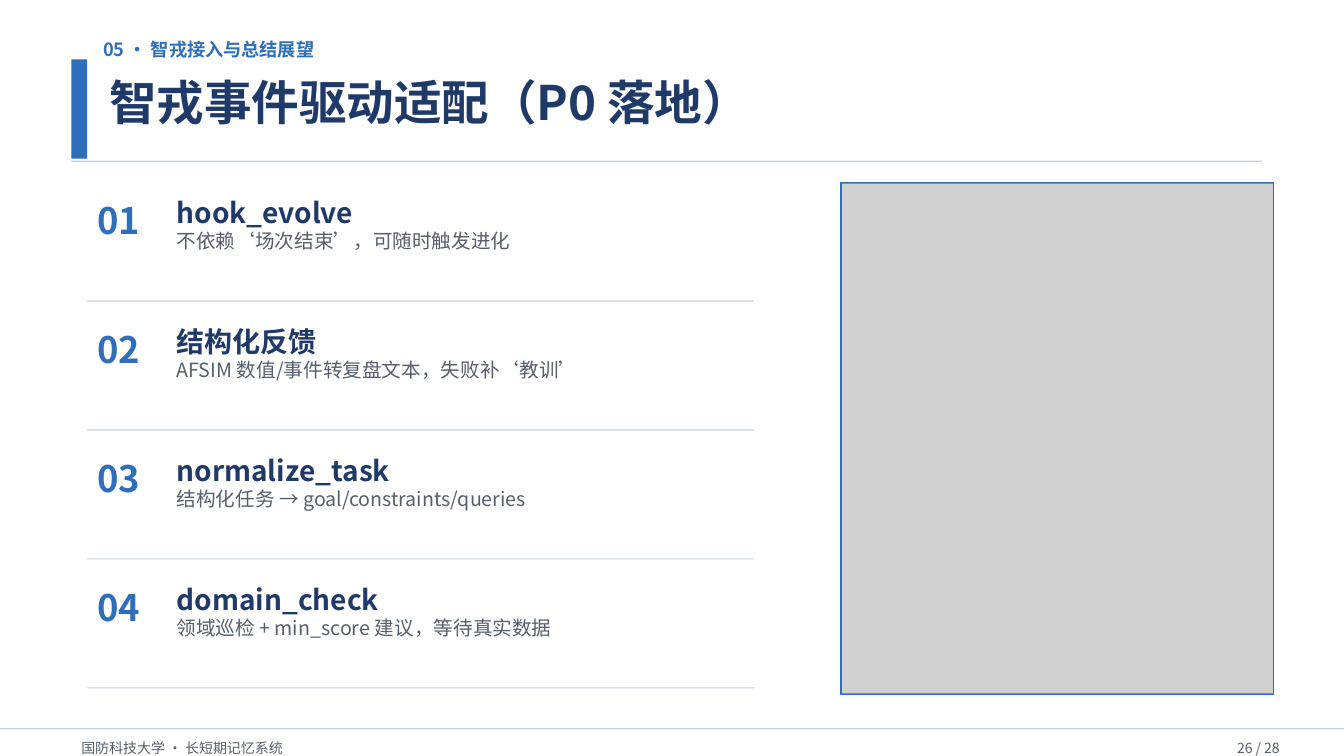
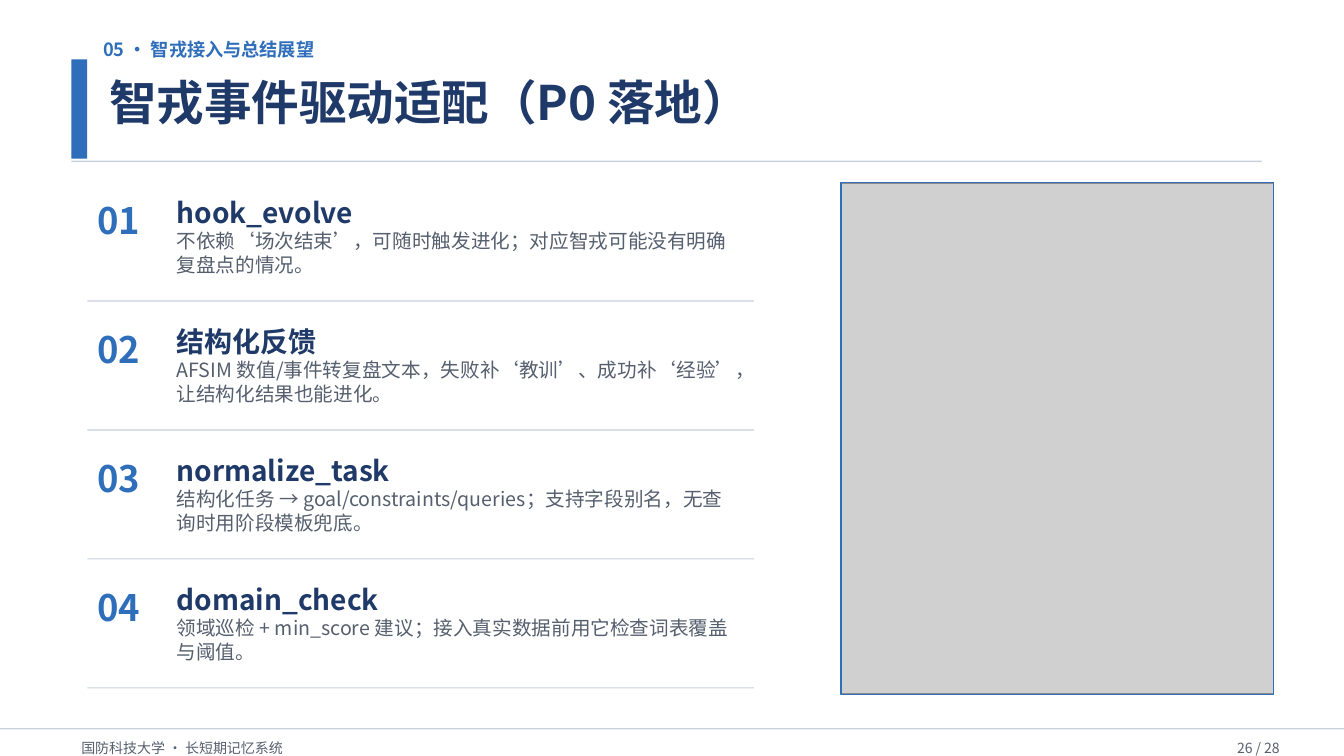
Before and after one commit to Outer-nebula-observer/yz-03, a slide deck: slide 26 of 汇报PPT/最终汇报成果.pptx. Drawn at 1344x756 pixels with LibreOffice and Linux fonts; fonts in the diff are those of the drawing; grey boxes stand for pictures. Boxes give left, top, right and bottom in pixels: in the first picture for what was removed or moved away, otherwise in the second. Text is boxed around its words. In the diff, an @@ line names an element or a change of style, - is before the commit and + after.

```diff
--- a/汇报PPT/最终汇报成果.pptx
+++ b/汇报PPT/最终汇报成果.pptx
@@ text at bbox=[177, 231, 727, 274]: text changed @@
-不依赖‘场次结束’，可随时触发进化
+不依赖‘场次结束’，可随时触发进化；对应智戎可能没有明确复盘点的情况。
@@ text at bbox=[177, 360, 755, 403]: text changed @@
-AFSIM 数值/事件转复盘文本，失败补‘教训’
+AFSIM 数值/事件转复盘文本，失败补‘教训’、成功补‘经验’，让结构化结果也能进化。
@@ text at bbox=[177, 489, 722, 532]: text changed @@
-结构化任务 → goal/constraints/queries
+结构化任务 → goal/constraints/queries；支持字段别名，无查询时用阶段模板兜底。
@@ text at bbox=[177, 618, 728, 661]: text changed @@
-领域巡检 + min_score 建议，等待真实数据
+领域巡检 + min_score 建议；接入真实数据前用它检查词表覆盖与阈值。
```
Also in this commit, not shown: 2 other slides changed.
